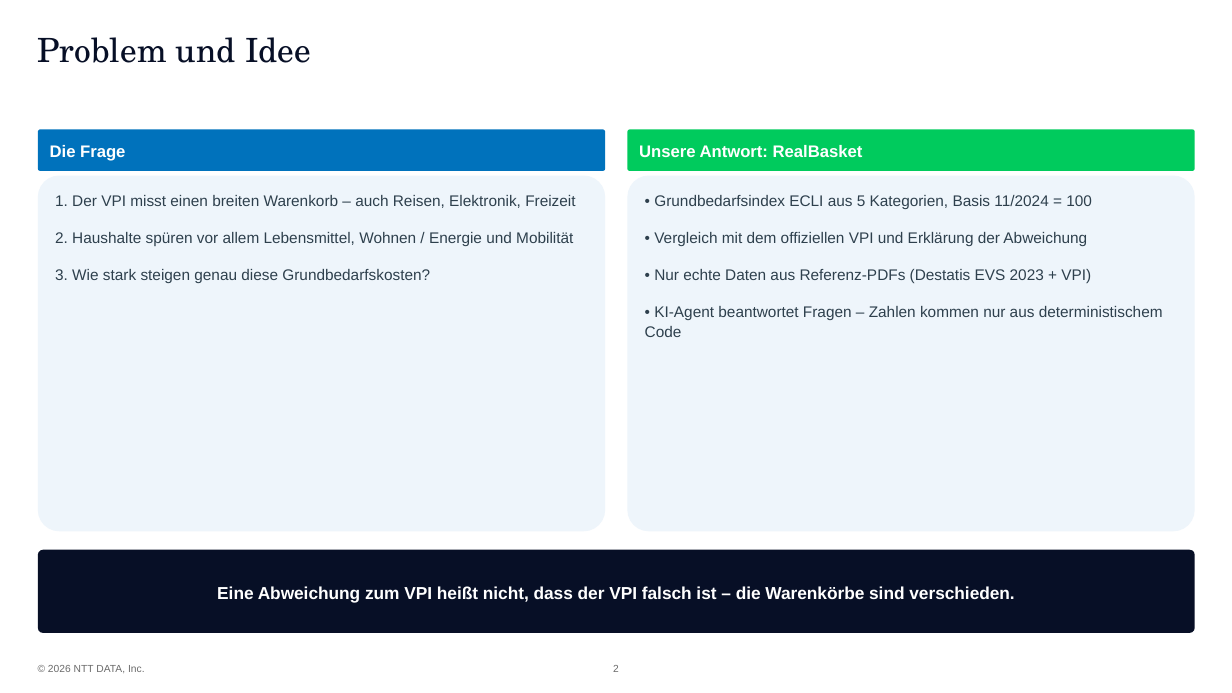
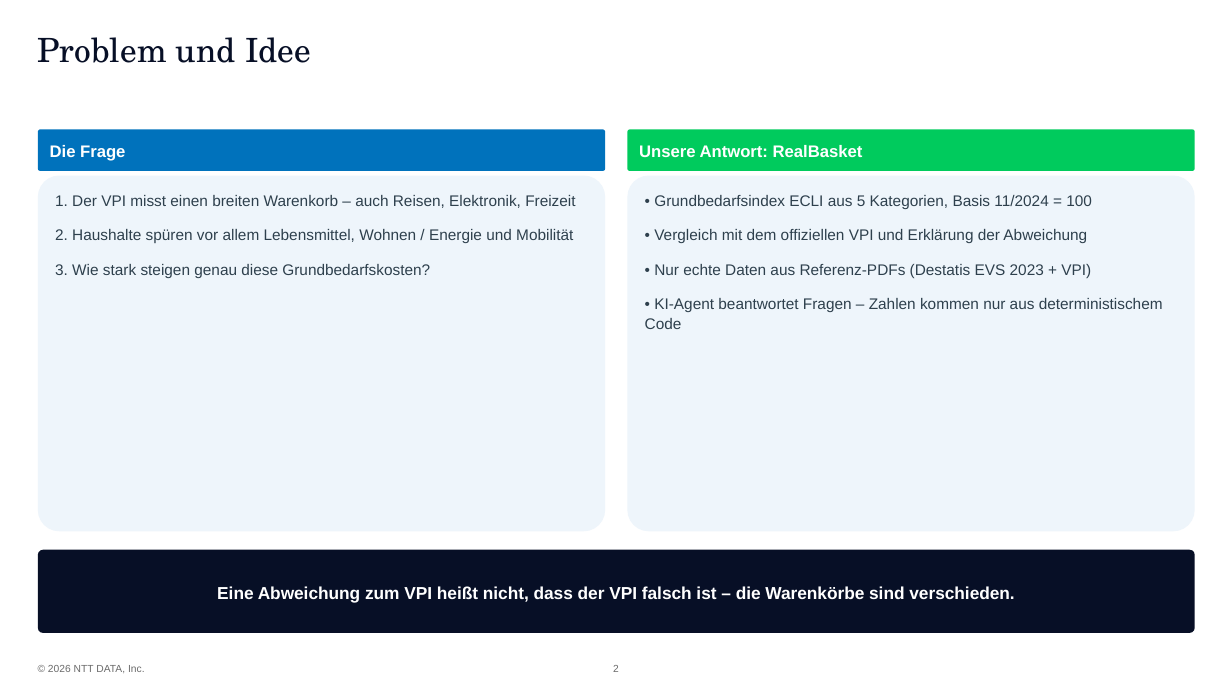
Before and after one commit to ValentinIliu1212/realBasket, a slide deck: slide 2 of hackathon/RealBasket_Hackathon_Demo_DE.pptx. Drawn at 1232x693 pixels with LibreOffice and Linux fonts; fonts in the diff are those of the drawing; background and template pictures are left out. Boxes give left, top, right and bottom in pixels: in the first picture for what was removed or moved away, otherwise in the second. Text is boxed around its words. In the diff, an @@ line names an element or a change of style, - is before the commit and + after.

```diff
--- a/hackathon/RealBasket_Hackathon_Demo_DE.pptx
+++ b/hackathon/RealBasket_Hackathon_Demo_DE.pptx
@@ rounded rectangle "1. Der VPI misst einen ..." at (38,176,605,531): less space between paragraphs @@
@@ rounded rectangle "• Grundbedarfsindex ECLI aus 5 ..." at (628,176,1195,531): less space between paragraphs @@
```
Also in this commit, not shown: 4 other slides changed, 1 slide added, 5 slides removed, 3 other files.
